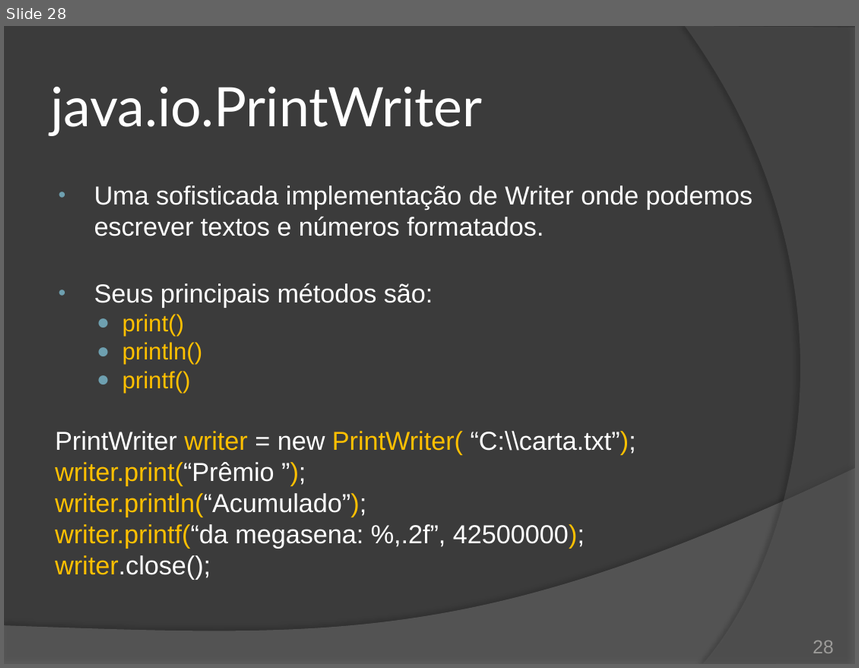
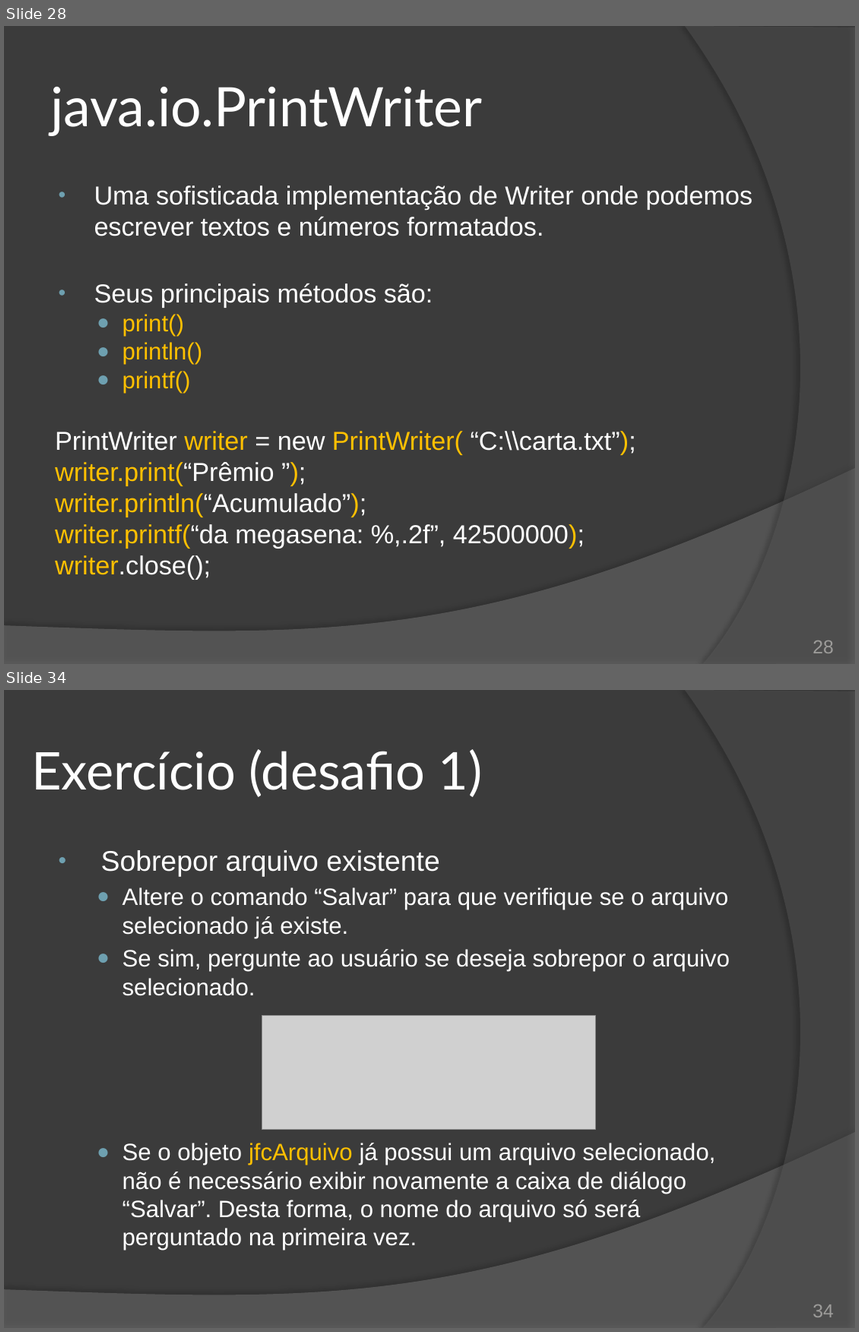
Before and after one commit to duchesqui/slzvieira-training, a slide deck: 2-Java-Programmer-Modulo-II/18.Capitulo10.pptx. Shown one above the other, each under a label of ours: slide 28 before the commit, slides 28 and 34 after it; the slides between them are not shown. The pictures are 859x668 and 859x1332 pixels, drawn with LibreOffice and Linux fonts; fonts in the diff are those of the drawing; grey boxes stand for pictures. Boxes give left, top, right and bottom in pixels: in the first picture for what was removed or moved away, otherwise in the second. Text is boxed around its words. In the diff, an @@ line names an element or a change of style, - is before the commit and + after.

Commit message:
Capítulo 10: Exercício do editor de texto.

```diff
--- a/2-Java-Programmer-Modulo-II/18.Capitulo10.pptx
+++ b/2-Java-Programmer-Modulo-II/18.Capitulo10.pptx
@@ slide 34 added at (4,690,855,1328), background #3B3B3B; not listed: 2 template elements that a slide beside it also shows @@
@@ title added at (31,749,483,797), 44 pt, text #FFFFFF @@
+Exercício (desafio 1)
@@ text added at (101,850,730,1251), 20 pt, text #FFFFFF @@
+• Sobrepor arquivo existente
+  ● Altere o comando “Salvar” para que verifique se o arquivo selecionado já existe.
+  ● Se sim, pergunte ao usuário se deseja sobrepor o arquivo selecionado.
+  ● Se o objeto jfcArquivo já possui um arquivo selecionado, não é necessário exibir novamente a caixa de diálogo “Salvar”. Desta forma, o nome do arquivo só será perguntado na primeira vez.
@@ picture added at (262,1016,595,1129) @@
@@ page number added at (813,1305,834,1318), 16 pt, text #9D9B9A @@
+34
```
Also in this commit, not shown: 1 slide changed, 5 other slides added, 1 slide removed, 4 other files.
